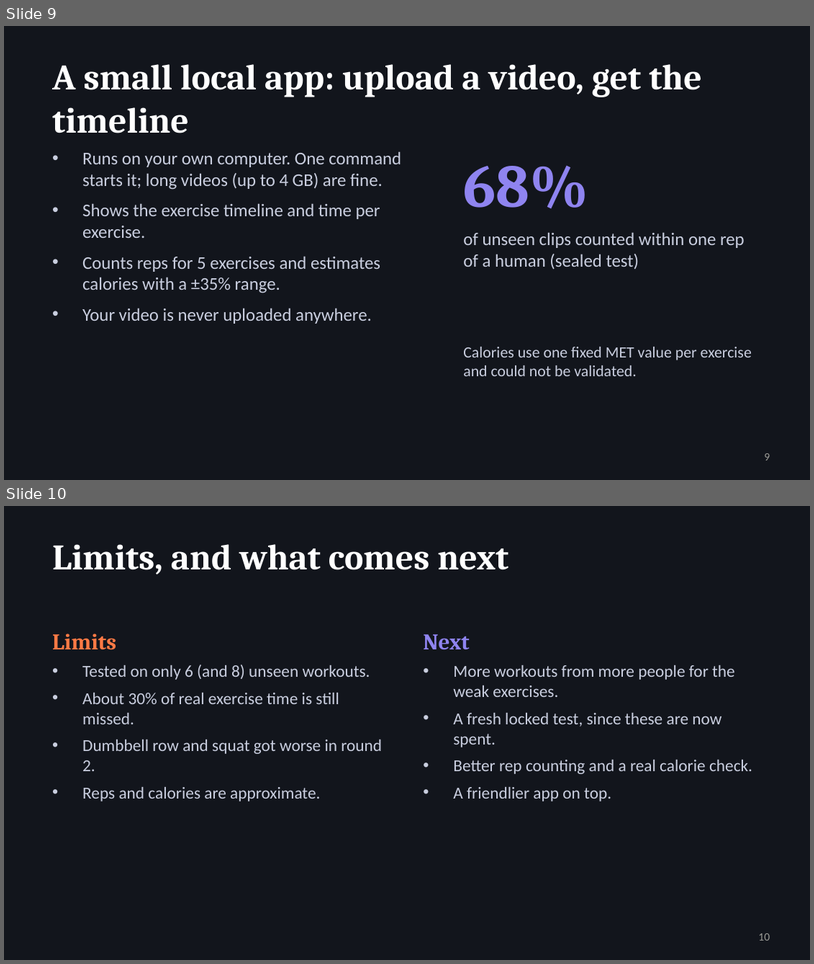
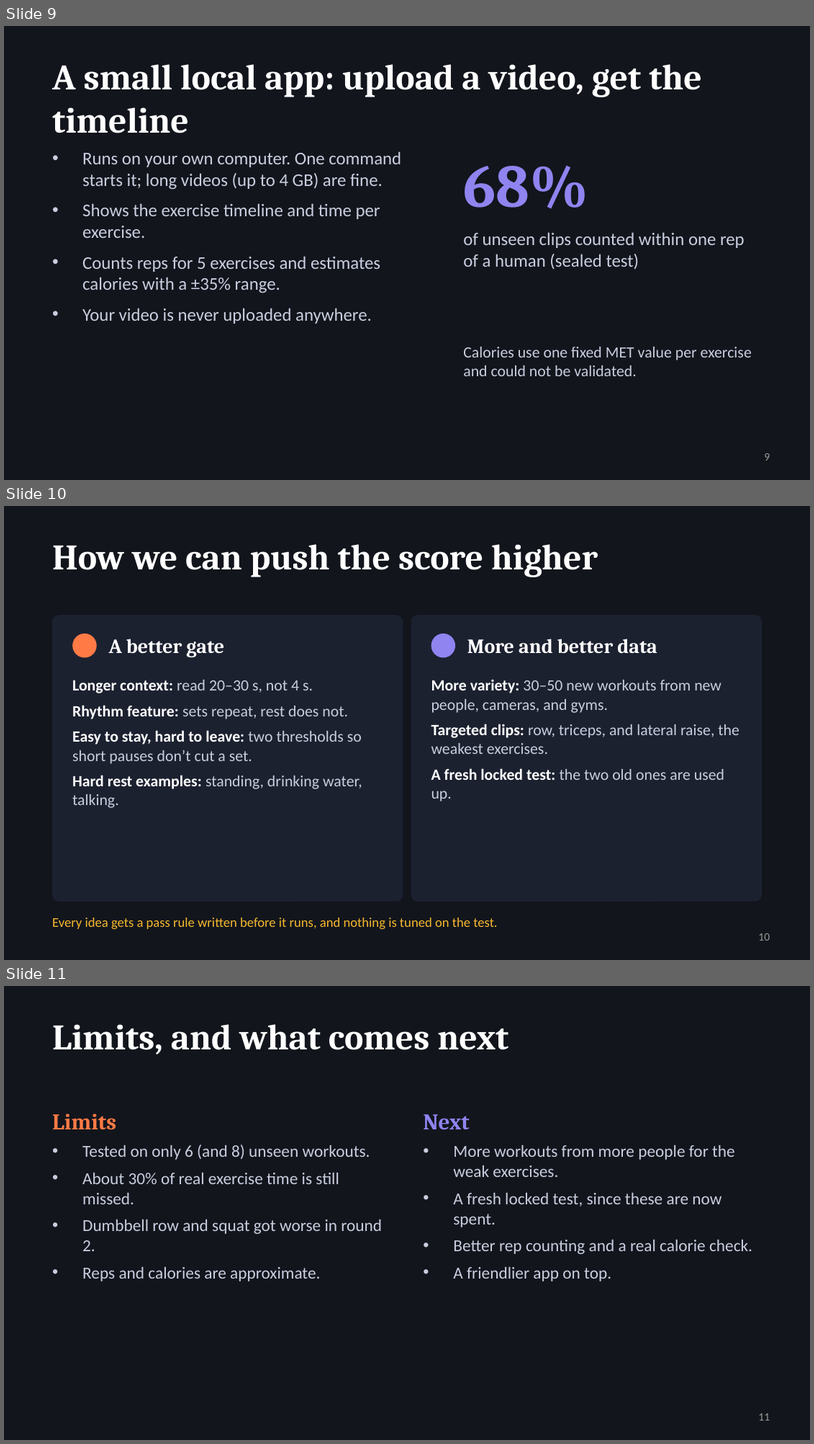
Before and after one commit to bariscelikk1/cALorie, a slide deck: ml/artifacts/final_model_v2/cALorie_final_presentation.pptx. Shown one above the other, each under a label of ours: slides 9 and 10 before the commit, slides 9, 10 and 11 after it. The pictures are 814x964 and 814x1444 pixels, drawn with LibreOffice and Linux fonts; fonts in the diff are those of the drawing. Boxes give left, top, right and bottom in pixels: in the first picture for what was removed or moved away, otherwise in the second. Text is boxed around its words. In the diff, an @@ line names an element or a change of style, - is before the commit and + after.

Commit message:
Deck: add improvement-ideas slide (gate and data); report section 8b

```diff
--- a/ml/artifacts/final_model_v2/cALorie_final_presentation.pptx
+++ b/ml/artifacts/final_model_v2/cALorie_final_presentation.pptx
@@ slide 10 added at (x1=4, y1=506, x2=810, y2=960), background #12151C @@
@@ title added at (x1=52, y1=544, x2=598, y2=577), 32 pt, text #FFFFFF, bold @@
+How we can push the score higher
@@ rounded rectangle added at (x1=52, y1=615, x2=403, y2=901), fill #1C2130 @@
@@ ellipse added at (x1=72, y1=633, x2=97, y2=658), fill #FF7A45 @@
@@ rounded rectangle added at (x1=412, y1=615, x2=762, y2=901), fill #1C2130 @@
@@ ellipse added at (x1=432, y1=633, x2=455, y2=658), fill #8F84F0 @@
@@ text added at (x1=109, y1=638, x2=224, y2=657), 18 pt, text #FFFFFF, bold @@
+A better gate
@@ text added at (x1=468, y1=638, x2=658, y2=653), 18 pt, text #FFFFFF, bold @@
+More and better data
@@ text added at (x1=72, y1=680, x2=363, y2=808), 14 pt, text #C9CEDF @@
+• Longer context: read 20–30 s, not 4 s.
+• Rhythm feature: sets repeat, rest does not.
+• Easy to stay, hard to leave: two thresholds so short pauses don’t cut a set.
+• Hard rest examples: standing, drinking water, talking.
@@ text added at (x1=432, y1=680, x2=740, y2=801), 14 pt, text #C9CEDF @@
+• More variety: 30–50 new workouts from new people, cameras, and gyms.
+• Targeted clips: row, triceps, and lateral raise, the weakest exercises.
+• A fresh locked test: the two old ones are used up.
@@ text added at (x1=52, y1=917, x2=497, y2=929), 12 pt, text #F5B82E @@
+Every idea gets a pass rule written before it runs, and nothing is tuned on the test.
@@ page number added at (x1=759, y1=933, x2=770, y2=940), 10 pt, text #9C9C97 @@
+10
@@ what was slide 10 is now slide 11 @@
@@ page number at (x1=759, y1=1413, x2=770, y2=1420): text changed @@
-10
+11
```
Also in this commit, not shown: 2 other files.
